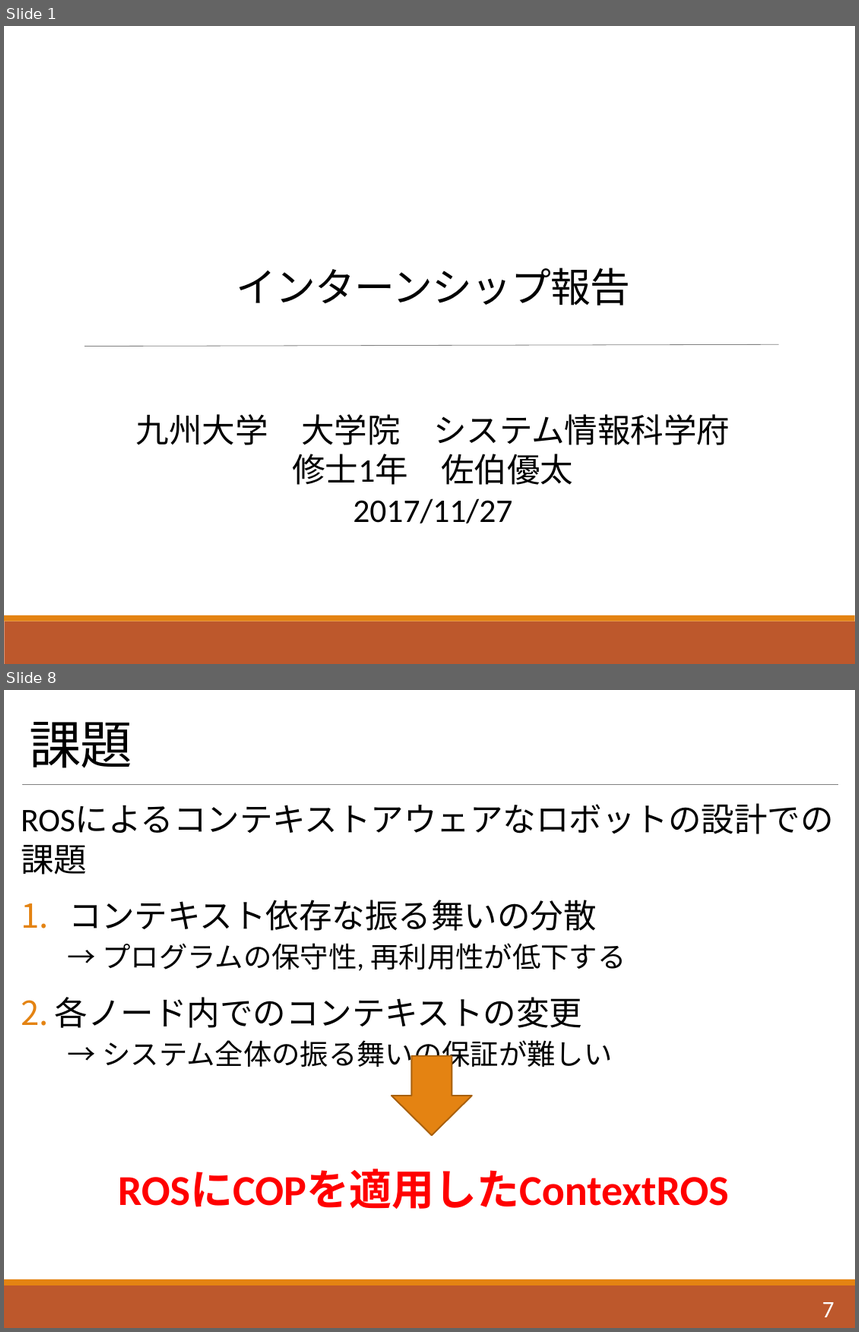
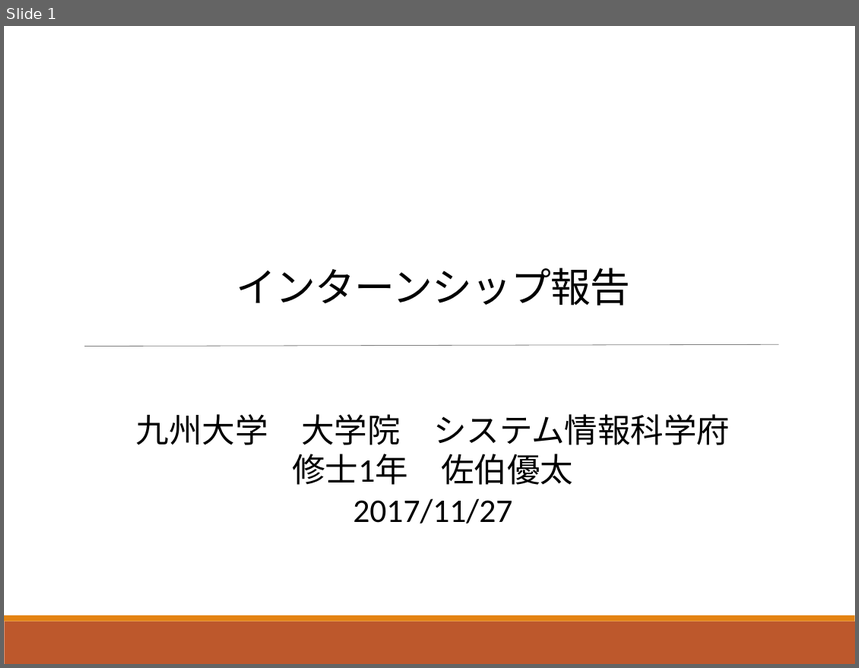
Before and after one commit to Saeki1120/Document, a slide deck: PBL/インターン報告会/インターン報告.pptx. Shown one above the other, each under a label of ours: slides 1 and 8 before the commit, slide 1 after it; the slides between them are not shown. The pictures are 859x1332 and 859x668 pixels, drawn with LibreOffice and Linux fonts; fonts in the diff are those of the drawing. Boxes give left, top, right and bottom in pixels: in the first picture for what was removed or moved away, otherwise in the second. Text is boxed around its words. In the diff, an @@ line names an element or a change of style, - is before the commit and + after.

```diff
--- a/PBL/インターン報告会/インターン報告.pptx
+++ b/PBL/インターン報告会/インターン報告.pptx
@@ slide 8 removed at box(4, 690, 855, 1328), background #FFFFFF; not listed: 1 template element that a slide beside it also shows @@
@@ title removed at box(29, 722, 132, 768) @@
-課題
@@ line removed from (23, 785) to (838, 785) @@
@@ text removed at box(55, 900, 626, 1073) @@
-ROSによるコンテキストアウェアなロボットの設計での課題
-1. コンテキスト依存な振る舞いの分散
-  → プログラムの保守性, 再利用性が低下する
-2. 各ノード内でのコンテキストの変更
-  → システム全体の振る舞いの保証が難しい
@@ down arrow removed at box(392, 1056, 471, 1135) @@
@@ text removed at box(118, 1170, 729, 1209) @@
-ROSにCOPを適用したContextROS
@@ rectangle removed at box(4, 1286, 855, 1328) @@
@@ page number removed at box(823, 1303, 835, 1318) @@
-7
```
Also in this commit, not shown: 3 slides changed, 1 slide added, 55 other slides removed.
